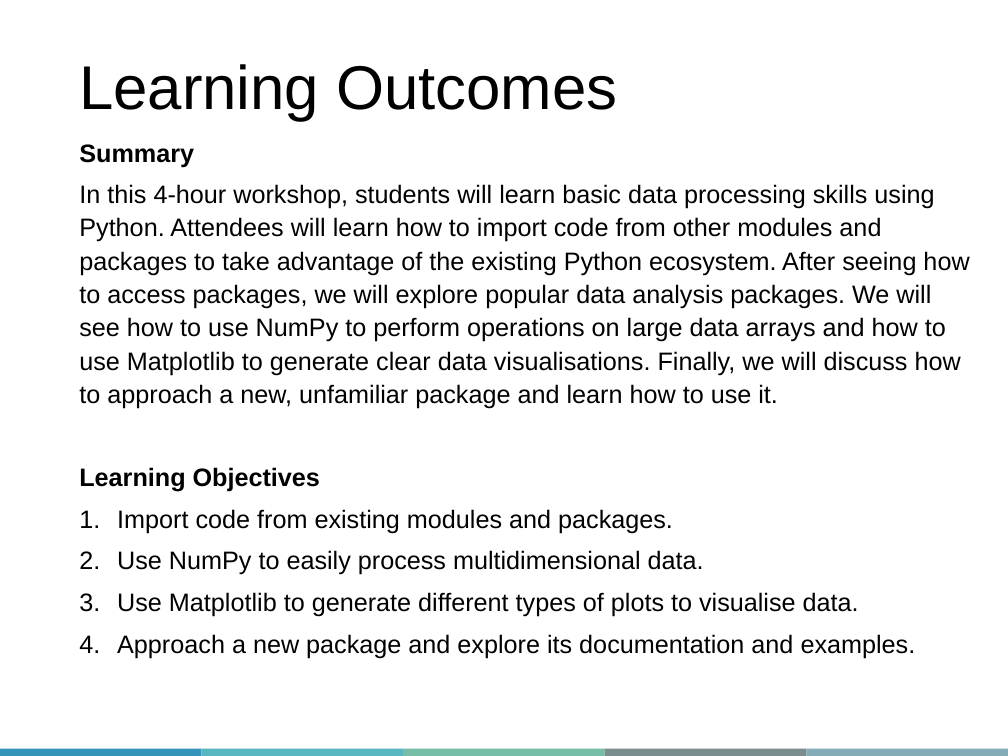
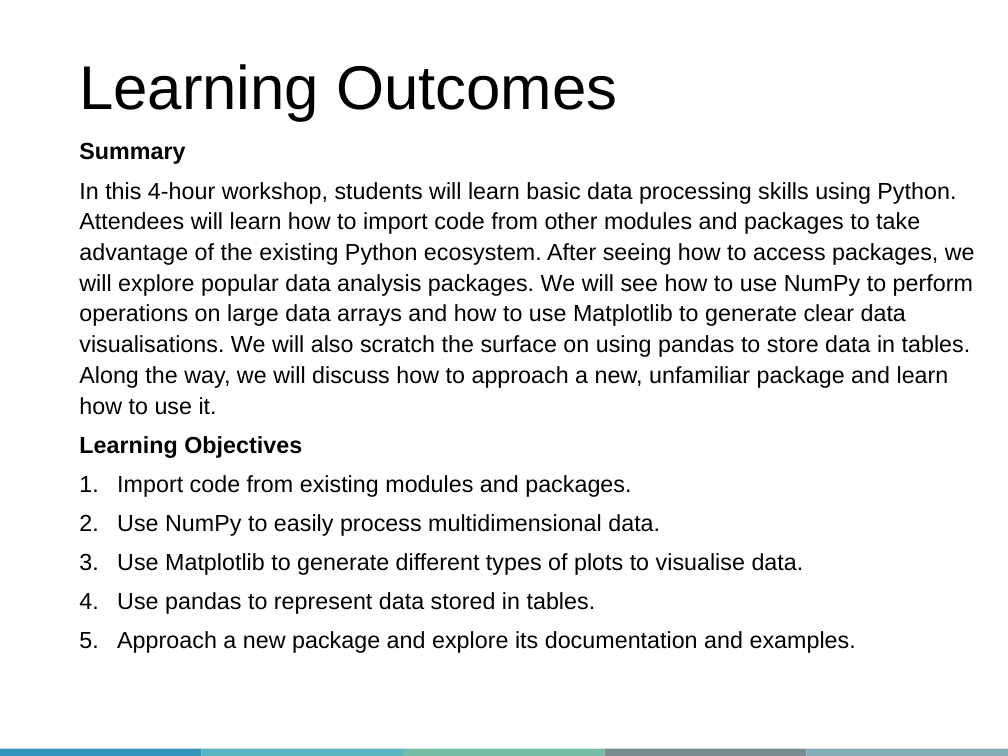
Before and after one commit to QLS-MiCM/DataProcessingInPython, a slide deck: slide 4 of Slides/QLS-MiCM Data Processing in Python (Part 2) Workshop PPT.pptx. Drawn at 1008x756 pixels with LibreOffice and Linux fonts; fonts in the diff are those of the drawing; background and template pictures are left out. Boxes give left, top, right and bottom in pixels: in the first picture for what was removed or moved away, otherwise in the second. Text is boxed around its words. In the diff, an @@ line names an element or a change of style, - is before the commit and + after.

```diff
--- a/Slides/QLS-MiCM Data Processing in Python (Part 2) Workshop PPT.pptx
+++ b/Slides/QLS-MiCM Data Processing in Python (Part 2) Workshop PPT.pptx
@@ text at <box>79,142,856,653</box>: size 18 to 16.6 pt in "Summary", "Learning Objectives", "Import code from existing modules and packages.", "Use NumPy to easily process multidimensional data." and 2 more places @@
@@ text at <box>79,182,975,415</box>: text changed; size 18 to 16.6 pt @@
-In this 4-hour workshop, students will learn basic data processing skills using Python. Attendees will learn how to import code from other modules and packages to take advantage of the existing Python ecosystem. After seeing how to access packages, we will explore popular data analysis packages. We will see how to use NumPy to perform operations on large data arrays and how to use Matplotlib to generate clear data visualisations. Finally, we will discuss how to approach a new, unfamiliar package and learn how to use it.
+In this 4-hour workshop, students will learn basic data processing skills using Python. Attendees will learn how to import code from other modules and packages to take advantage of the existing Python ecosystem. After seeing how to access packages, we will explore popular data analysis packages. We will see how to use NumPy to perform operations on large data arrays and how to use Matplotlib to generate clear data visualisations. We will also scratch the surface on using pandas to store data in tables. Along the way, we will discuss how to approach a new, unfamiliar package and learn how to use it.
@@ text at <box>117,592,596,614</box>: paragraph added @@
+4. Use pandas to represent data stored in tables.
```
Also in this commit, not shown: 2 other slides changed, 3 other files.
